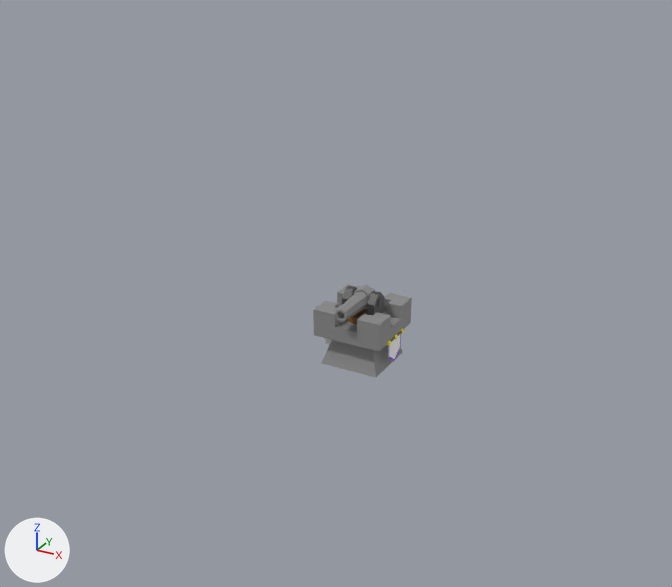
The FBX model Project King/Assets/Blender Models/Kanone.fbx: old version first, new version second.
Camera for both pictures: a 50 mm lens placed at (12.4, -24.5, 14.3), pointed at (-0.3, -1.3, 2.8). Every picture has the same lights, and +X, +Y and +Z are marked at lower left. Where no turn or scale is listed for an object, it has been applied to the vertices.
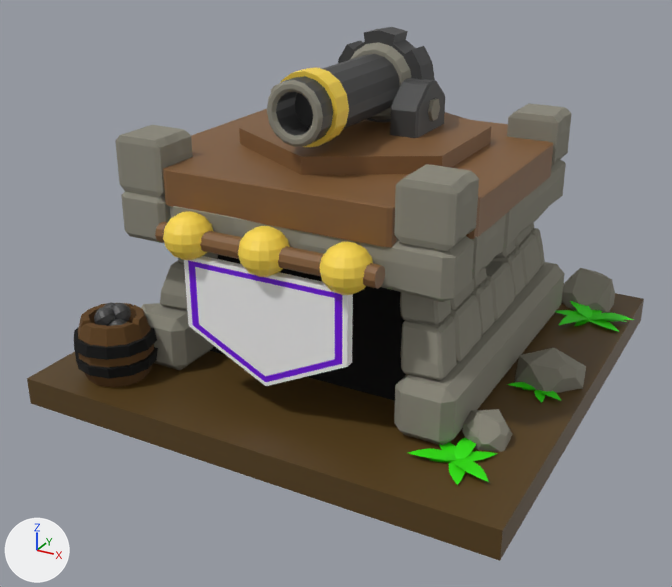
Where the change shows, as pixel boxes [x1, y1, x2, y2] in the pictures (672 x 587 px):
'Cube.014', added: after [27, 84, 644, 561]
    faces in mat_material_006 (brown #57401a): [27, 283, 644, 561]
    faces in mat_material_003 (grey #8b887b): [115, 84, 615, 452]
    faces in mat_holz (brown #7f5a35): [155, 109, 554, 289]
    faces in mat_material_005 (white #f7f7f7): [184, 256, 353, 386]
    faces in mat_material_007 (black #000000): [210, 255, 406, 401]
'Cylinder.001', reshaped, moved, turned, rescaled: before [335, 285, 375, 322]; after [267, 27, 435, 147]
'Cylinder', added (brown): after [239, 112, 492, 175]
'Burg', deleted: before [313, 284, 412, 377]
'Cube.015', added: after [390, 78, 445, 138]
    faces in mat_metal (black #414141): [390, 78, 445, 138]
    faces in mat_material_003 (grey #8b887b): [428, 98, 440, 121]
'Plane', deleted: before [342, 286, 385, 316]
'Plane.001', deleted: before [388, 334, 401, 361]
    faces in mat_material_001 (white #ffffff): [388, 334, 400, 359]
'Kanone', deleted: before [347, 309, 383, 324]

The change, as a diff of the scene's bpy script:
```diff
--- a/Project King/Assets/Blender Models/Kanone.fbx.py
+++ b/Project King/Assets/Blender Models/Kanone.fbx.py
@@ me_cylinder_003 @@
-me_cylinder_003.from_pydata(...)  # 104 vertices, 98 faces; spans x -0.39..0.39, y -1.52..0.5, z -0.39..0.39
+me_cylinder_003.from_pydata(...)  # 322 vertices, 308 faces; spans x -1.72..1.72, y -0.88..2.28, z -1.98..5.48
+# me_cylinder_003 part 1: 104 vertices removed from x -0.39..0.39, y -1.52..0.5, z -0.39..0.39; 322 vertices added at x -1.72..1.72, y -0.88..2.28, z -1.98..5.48
 me_cylinder_003.materials.append(mat_material_003)
+me_cylinder_003.materials.append(mat_metal)  # black #414141
+me_cylinder_003.materials.append(mat_material_004)  # yellow #ffdb4d
@@ ob_burg @@
-ob_burg = bpy.data.objects.new('Burg', me_cube)
@@ ob_plane @@
-ob_plane = bpy.data.objects.new('Plane', me_plane)
@@ ob_kanone @@
-ob_kanone = bpy.data.objects.new('Kanone', me_cylinder_001)
@@ ob_cylinder_001 @@
 ob_cylinder_001 = bpy.data.objects.new('Cylinder.001', me_cylinder_003)
-ob_cylinder_001.location = (0.0, 0.0, 2.14)
+ob_cylinder_001.location = (0.0, 0.51, 8.44)
+ob_cylinder_001.rotation_euler = (1.571, 0.0, 0.0)  # degrees (90, 0, 0)
+ob_cylinder_001.scale = (0.847, 0.871, 0.847)
@@ ob_plane_001 @@
-ob_plane_001 = bpy.data.objects.new('Plane.001', me_plane_001)
@@ ob_cube_014 @@
+ob_cube_014 = bpy.data.objects.new('Cube.014', me_cube_015)  # 5354 vertices, 4996 faces; spans x -7.4..7.6, y -7.4..7.7, z -0.1..8.0; in mat_holz (brown #7f5a35), mat_material_003 (grey #8b8b8b), mat_material_004 (yellow #ffdb4d), mat_material_005 (white #f7f7f7), mat_material_002 (purple #7600e7), mat_material_006 (brown #57401a), mat_material_007 (black #000000), mat_material_009 (green #30e700), mat_holz_001 (brown #5f411b), mat_schwarz (black #000000), mat_metal (black #414141)
+ob_cube_014.location = (0.0, 0.0, 0.0)
@@ ob_cylinder @@
+ob_cylinder = bpy.data.objects.new('Cylinder', me_cylinder)  # a 6-sided cylinder along z spanning x -3.26..3.26, y -3.76..3.76, z -0.37..0.37; in mat_holz (brown #7f5a35)
+ob_cylinder.location = (0.0, 0.01, 7.35)
@@ ob_cube_015 @@
+ob_cube_015 = bpy.data.objects.new('Cube.015', me_cube_016)  # 48 vertices, 46 faces; spans x -0.43..0.54, y -1.07..1.07, z -0.81..0.81; in mat_metal (black #414141), mat_material_003 (grey #8b8b8b)
+ob_cube_015.location = (1.45, 0.57, 8.36)
```
